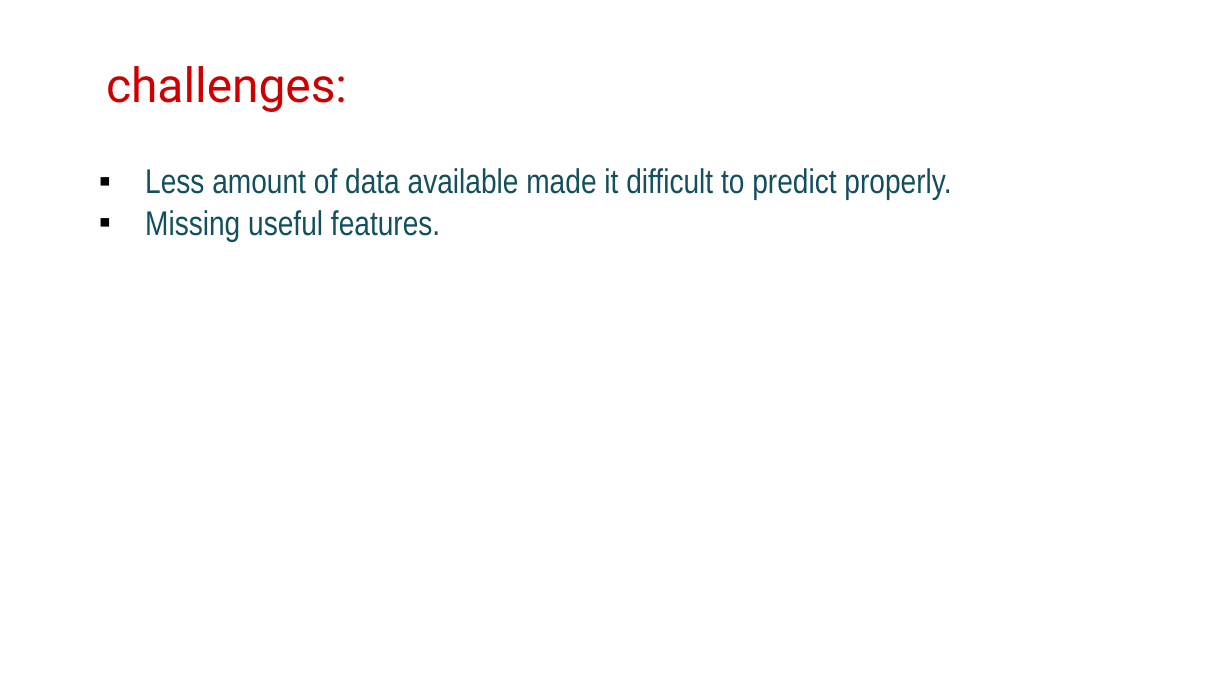
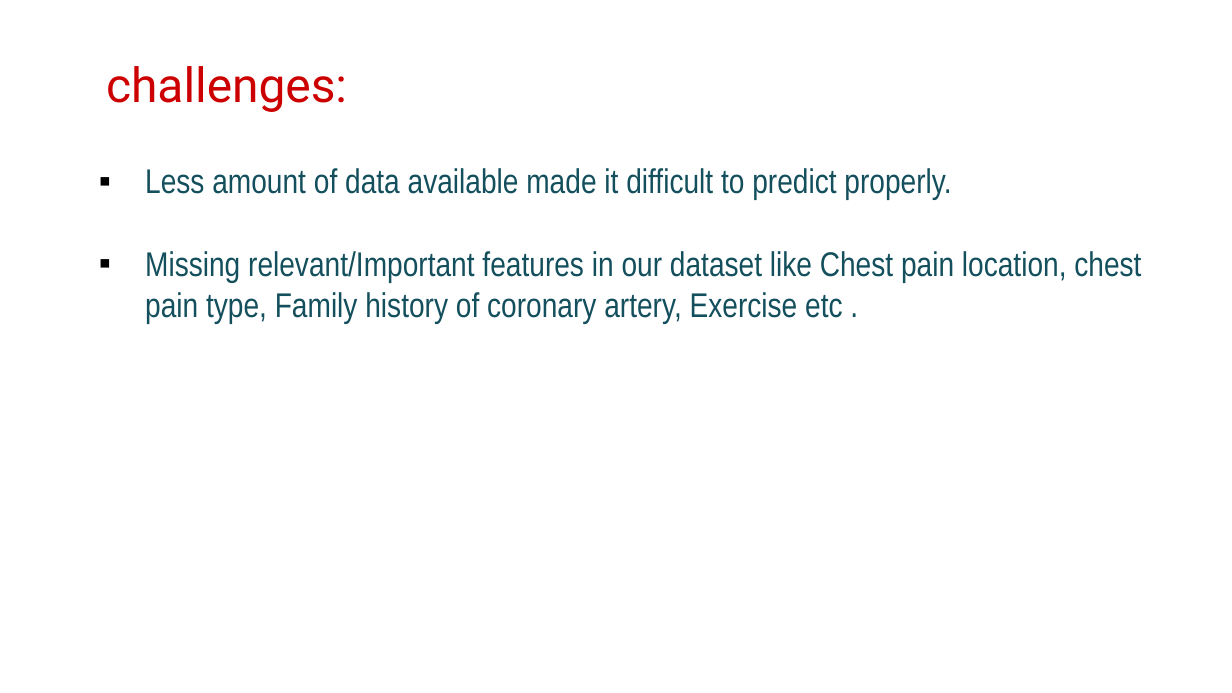
Before and after one commit to ameenattar92/Cardiovascular-Risk-Prediction, a slide deck: slide 28 of CapstoneProject_Cardiovascular RP.pptx. Drawn at 1232x693 pixels with LibreOffice and Linux fonts; fonts in the diff are those of the drawing; background and template pictures are left out. Boxes give left, top, right and bottom in pixels: in the first picture for what was removed or moved away, otherwise in the second. Text is boxed around its words. In the diff, an @@ line names an element or a change of style, - is before the commit and + after.

```diff
--- a/CapstoneProject_Cardiovascular RP.pptx
+++ b/CapstoneProject_Cardiovascular RP.pptx
@@ text at (145, 251, 1141, 324): text changed @@
-▪ Missing useful features.
+▪ Missing relevant/Important features in our dataset like Chest pain location, chest pain type, Family history of coronary artery, Exercise etc .
```
Also in this commit, not shown: 2 other slides changed.
